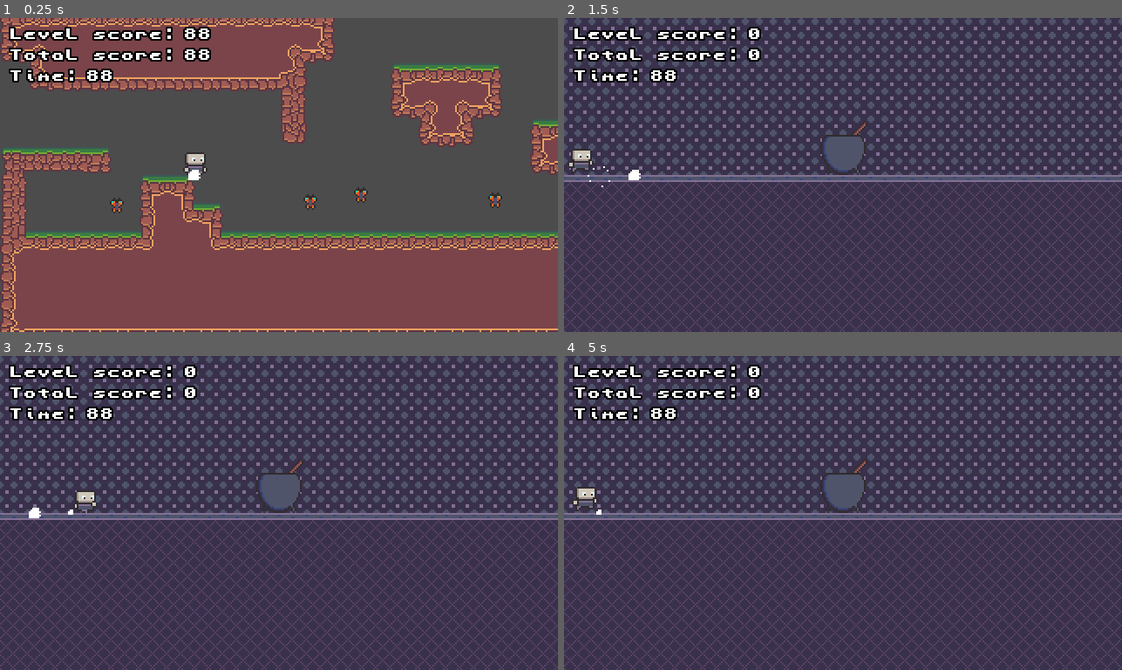
Above: before the commit, frames 1-4 (two rows, left to right).
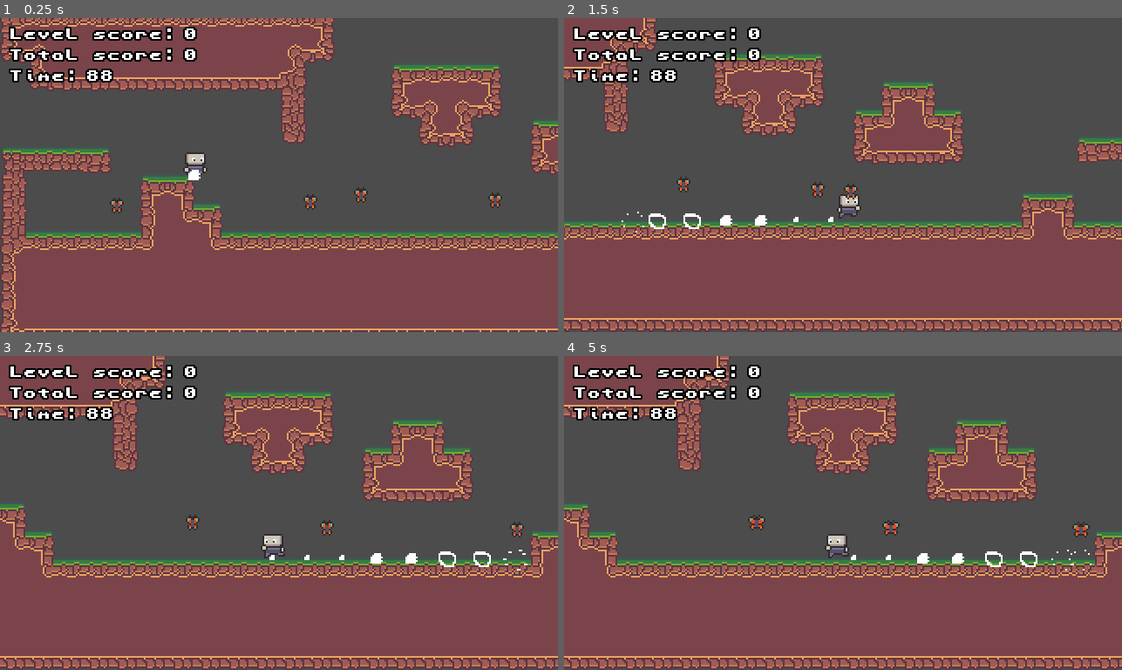
Above: after the commit, the same moments.

Repository: robbertstevens/game-off-2021
Game: Godot game, scene res://Root.tscn
The game is run twice, just before and just after one commit, with the same random seed, the same clock (stepped at 60 frames per second) and the same inputs.
Inputs:
- Up to frame 1 (0.25 s): no input
- Up to frame 2 (1.5 s): tap Enter (ui_accept) at 0.5, 1.35 s; hold Enter (ui_accept) 0.53-1.28 s; hold Right (ui_right) from 0.53 s (still down)
- Up to frame 3 (2.75 s): tap Enter (ui_accept) at 1.52, 1.82 s; release Right (ui_right) at 2.03 s; hold Left (ui_left) from 2.03 s (still down); hold Enter (ui_accept) from 2.03 s (still down)
- Up to frame 4 (5 s): release Left (ui_left) at 2.78 s; release Enter (ui_accept) at 2.78 s; hold Right (ui_right) 2.78-4.28 s; tap Enter (ui_accept) at 2.85, 3.02, 3.32, 4.35, 4.52, 4.82 s; hold Enter (ui_accept) 3.53-4.28 s; hold Left (ui_left) from 4.28 s (still down)

The runs differ from the first frame. In frame 1, 0.2% of the frame differs, in the area x 33-38%, y 2-14%; in frame 2, 95%; in frame 3, 95%, in the area x 0-100%, y 0-100%; in frame 4, 95%.

Commit message:
created exit

Diff:
--- a/Common/Dust/Dust.gd
+++ b/Common/Dust/Dust.gd
@@ -1,4 +1,6 @@
 extends AnimatedSprite
+
+
 func _ready() -> void:
 	playing = true
 
--- /dev/null
+++ b/Exit/Exit.tscn
@@ -0,0 +1,48 @@
+[gd_scene load_steps=9 format=2]
+
+[ext_resource path="res://Exit/Exit.png" type="Texture" id=1]
+
+[sub_resource type="AtlasTexture" id=3]
+atlas = ExtResource( 1 )
+region = Rect2( 0, 0, 16, 24 )
+
+[sub_resource type="AtlasTexture" id=4]
+atlas = ExtResource( 1 )
+region = Rect2( 16, 0, 16, 24 )
+
+[sub_resource type="AtlasTexture" id=5]
+atlas = ExtResource( 1 )
+region = Rect2( 32, 0, 16, 24 )
+
+[sub_resource type="AtlasTexture" id=6]
+atlas = ExtResource( 1 )
+region = Rect2( 48, 0, 16, 24 )
+
+[sub_resource type="AtlasTexture" id=7]
+atlas = ExtResource( 1 )
+region = Rect2( 64, 0, 16, 24 )
+
+[sub_resource type="SpriteFrames" id=2]
+animations = [ {
+"frames": [ SubResource( 3 ), SubResource( 4 ), SubResource( 5 ), SubResource( 6 ), SubResource( 7 ) ],
+"loop": true,
+"name": "default",
+"speed": 5.0
+} ]
+
+[sub_resource type="RectangleShape2D" id=8]
+extents = Vector2( 6, 10.5 )
+
+[node name="Exit" type="Area2D"]
+collision_layer = 0
+collision_mask = 16
+
+[node name="AnimatedSprite" type="AnimatedSprite" parent="."]
+position = Vector2( 0, -12 )
+frames = SubResource( 2 )
+frame = 3
+playing = true
+
+[node name="CollisionShape2D" type="CollisionShape2D" parent="."]
+position = Vector2( 0, -10.5 )
+shape = SubResource( 8 )
--- a/Levels/Level.gd
+++ b/Levels/Level.gd
@@ -3,7 +3,7 @@
 
 onready var player := $Witch
 onready var camera: Camera2D = $Camera
-
+onready var exit = $Exit
 
 func _ready() -> void:
 	camera.make_current()
--- a/Levels/LevelOne.tscn
+++ b/Levels/LevelOne.tscn
@@ -1,12 +1,16 @@
-[gd_scene load_steps=5 format=2]
+[gd_scene load_steps=6 format=2]
 
 [ext_resource path="res://Levels/Level.gd" type="Script" id=1]
 [ext_resource path="res://Witch/Witch.tscn" type="PackedScene" id=2]
 [ext_resource path="res://Tileset/BugBrewer.tres" type="TileSet" id=3]
 [ext_resource path="res://Enemies/Butterfly/Butterfly.tscn" type="PackedScene" id=4]
+[ext_resource path="res://Exit/Exit.tscn" type="PackedScene" id=5]
 
 [node name="LevelOne" type="Node2D"]
 script = ExtResource( 1 )
+
+[node name="Exit" parent="." instance=ExtResource( 5 )]
+position = Vector2( 692, 208 )
 
 [node name="Witch" parent="." instance=ExtResource( 2 )]
 position = Vector2( 176, 168 )
--- a/Root.gd
+++ b/Root.gd
@@ -19,7 +19,9 @@
 	connect("level_score_updated", Gui, "_on_Root_level_score_updated")
 	connect("total_score_updated", Gui, "_on_Root_total_score_updated")
 
-	level_list = levels
+	level_list = levels.duplicate()
+	self.total_score = 0
+	self.level_score = 0
 
 	next_level()
 
@@ -29,21 +31,22 @@
 
 	var level = level_list.pop_front()
 
+	if not level:
+		play_credits()
+		return
+
 	current_level = level.instance()
 	Gui.current_level = current_level
 
 	add_child(current_level)
+
 	for bug in get_all_bugs():
 		bug.connect("captured", self, "_on_Bug_captured")
 
+	current_level.exit.connect('area_entered', self, "_on_Exit_area_entered")
 
 func get_all_bugs() -> Array:
 	return get_tree().get_nodes_in_group(Util.GROUP_BUGS)
-
-
-func _input(event: InputEvent) -> void:
-	if event.is_action_pressed("ui_accept"):
-		play_cut_scene()
 
 
 func _on_Bug_captured() -> void:
@@ -78,3 +81,18 @@
 
 func _on_Brewing_ingredients_mixed() -> void:
 	next_level()
+
+
+func _on_Exit_area_entered(area: Area2D) -> void:
+	play_cut_scene()
+
+
+func play_credits() -> void:
+	reset()
+	next_level()
+
+
+func reset() -> void:
+	level_list = levels.duplicate()
+	self.total_score = 0
+	self.level_score = 0
--- a/Root.tscn
+++ b/Root.tscn
@@ -6,5 +6,5 @@
 
 [node name="Root" type="Node2D"]
 script = ExtResource( 2 )
-levels = [ ExtResource( 1 ), ExtResource( 1 ), ExtResource( 1 ) ]
+levels = [ ExtResource( 1 ) ]
 transition_level = ExtResource( 3 )
--- a/Witch/Witch.gd
+++ b/Witch/Witch.gd
@@ -92,6 +92,7 @@
 		return
 
 	velocity.y -= jump_strength + velocity.y
+	$DustTimer.spawn_dust()
 
 
 func _on_DustTimer_timeout() -> void:
Binary file added: Exit/Exit.png
Not shown, added: Exit/Exit.png.import
Binary file added: Source/Exit.aseprite
